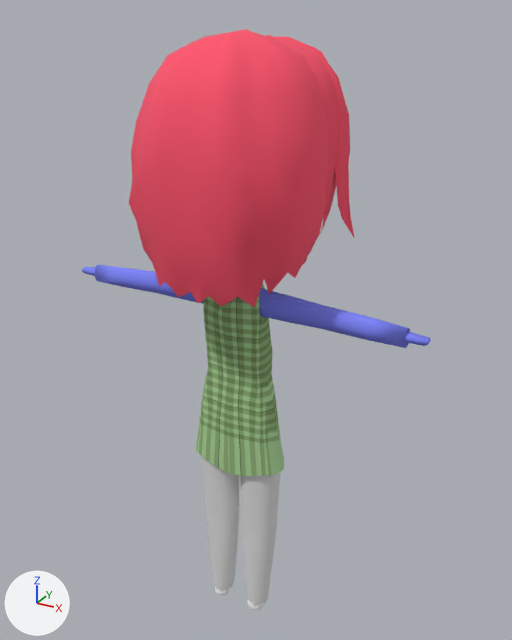
The FBX model data/fbx/n.fbx, before and after one commit.
One viewpoint serves both versions: a 50 mm camera at (0.951, -1.636, 1.858) aimed at (0.009, 0.077, 1.001). Lighting does not change. The marker at lower left points along +X, +Y and +Z. Where no turn or scale is listed for an object, it has been applied to the vertices.

Names of what the first picture shows: 'Arm', 'Body', 'Hair.001', 'Hair.002', 'Leg', 'obj6'.
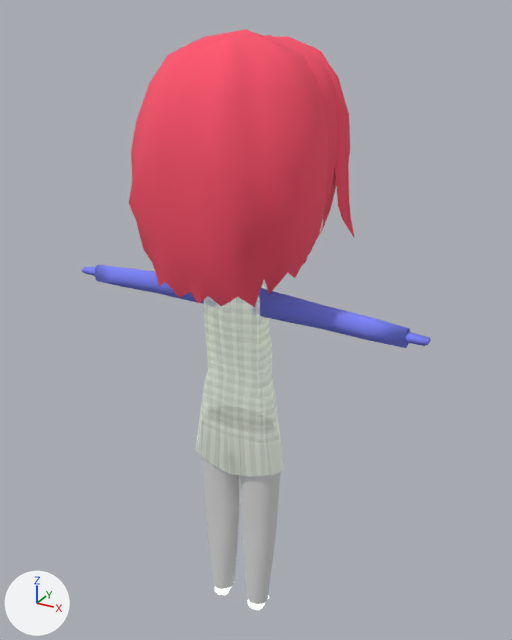
The change, as a diff of the scene's bpy script:
```diff
--- a/data/fbx/n.fbx.py
+++ b/data/fbx/n.fbx.py
@@ img_grid_bmp @@
-img_grid_bmp = load_image('Grid.bmp', 'Grid.bmp', 1024, 1024, 'sRGB')
+img_grid_bmp = load_image('Grid.bmp', 'Grid.bmp', 1024, 1024, 'Non-Color')
@@ mat_gray @@
 n0 = _N.new('ShaderNodeBsdfPrincipled'); n0.name = 'Principled BSDF'
 n0.inputs[2].default_value = 0.86  # 'Roughness'
+n0.inputs[27].default_value = (0.973, 0.973, 0.973, 1.0)  # 'Emission Color', white #fcfcfc
+n0.inputs[28].default_value = 0.213  # 'Emission Strength'
 n1 = _N.new('ShaderNodeOutputMaterial'); n1.name = 'Material Output'
@@ mat_gray @@
 n2.image = img_grid_bmp
+n3 = _N.new('ShaderNodeTexImage'); n3.name = 'Image Texture.001'
+n3.image = img_grid_bmp
+n4 = _N.new('ShaderNodeTexImage'); n4.name = 'Image Texture.002'
+n4.image = img_grid_bmp
 _L.new(n2.outputs[0], n0.inputs[0])  # 'Color' to 'Base Color'
 _L.new(n0.outputs[0], n1.inputs[0])  # 'BSDF' to 'Surface'
+_L.new(n3.outputs[0], n0.inputs[18])  # 'Color' to 'Transmission Weight'
+_L.new(n4.outputs[0], n0.inputs[4])  # 'Color' to 'Alpha'
```

Boxes (x1, y1, x2, y2) around the edits, measured in the pictures (512 x 640 px):
'Body', surface changed (green to grey)
    both: (196, 284, 284, 476)
